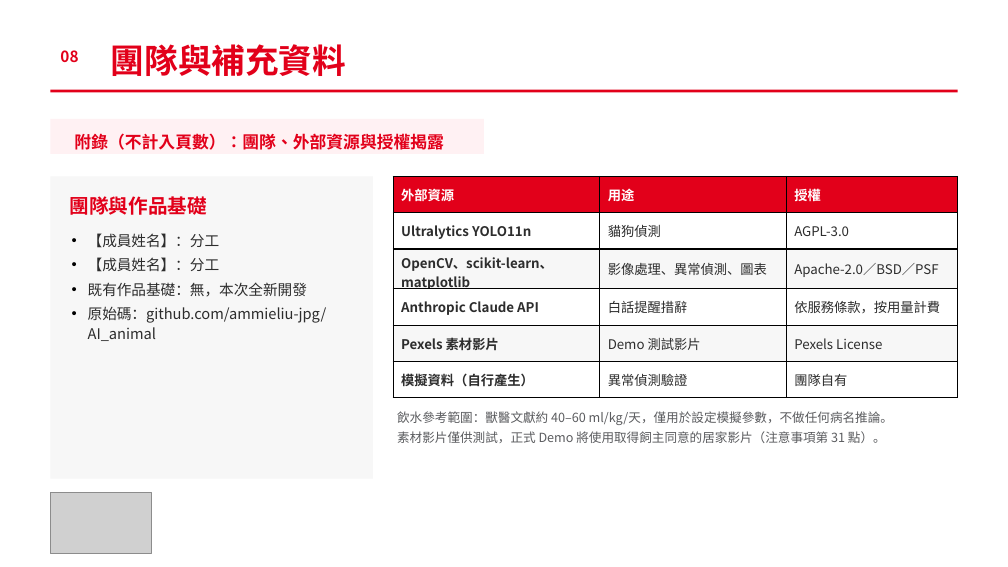
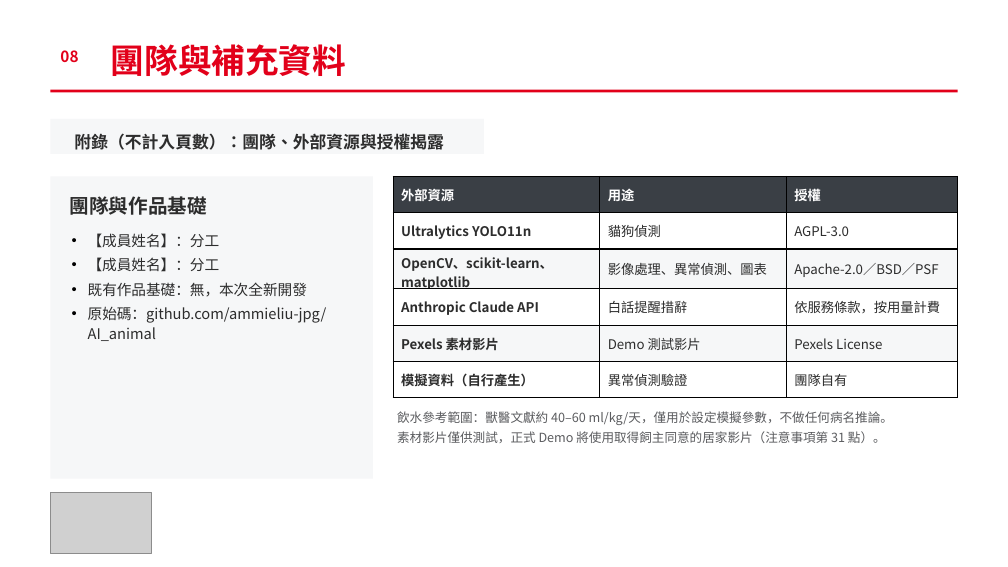
Before and after one commit to ammieliu-jpg/AI_animal, a slide deck: slide 16 of docs/proposal/PetSentinel_proposal.pptx. Drawn at 1008x567 pixels with LibreOffice and Linux fonts; fonts in the diff are those of the drawing; grey boxes stand for pictures. Boxes give left, top, right and bottom in pixels: in the first picture for what was removed or moved away, otherwise in the second. Text is boxed around its words. In the diff, an @@ line names an element or a change of style, - is before the commit and + after.

```diff
--- a/docs/proposal/PetSentinel_proposal.pptx
+++ b/docs/proposal/PetSentinel_proposal.pptx
@@ rectangle at bbox=[50, 119, 484, 154]: fill #FFF1F3 to #F6F7F8 @@
@@ text "附錄（不計入頁數）：團隊、外部資源與授權揭露" at bbox=[74, 133, 444, 150]: text colour #E2001A to #2D2D2D @@
@@ rectangle at bbox=[50, 176, 373, 479]: fill #F7F7F7 to #F6F7F8 @@
@@ table at bbox=[393, 176, 958, 394] @@
@@ fill #E2001A to #3A3F45 in row 1 @@
@@ fill #F7F7F7 to #F6F7F8 in 6 cells @@
@@ text "團隊與作品基礎" at bbox=[70, 196, 207, 215]: text colour #E2001A to #2D2D2D @@
```
Also in this commit, not shown: 14 other slides changed, 2 other files.
